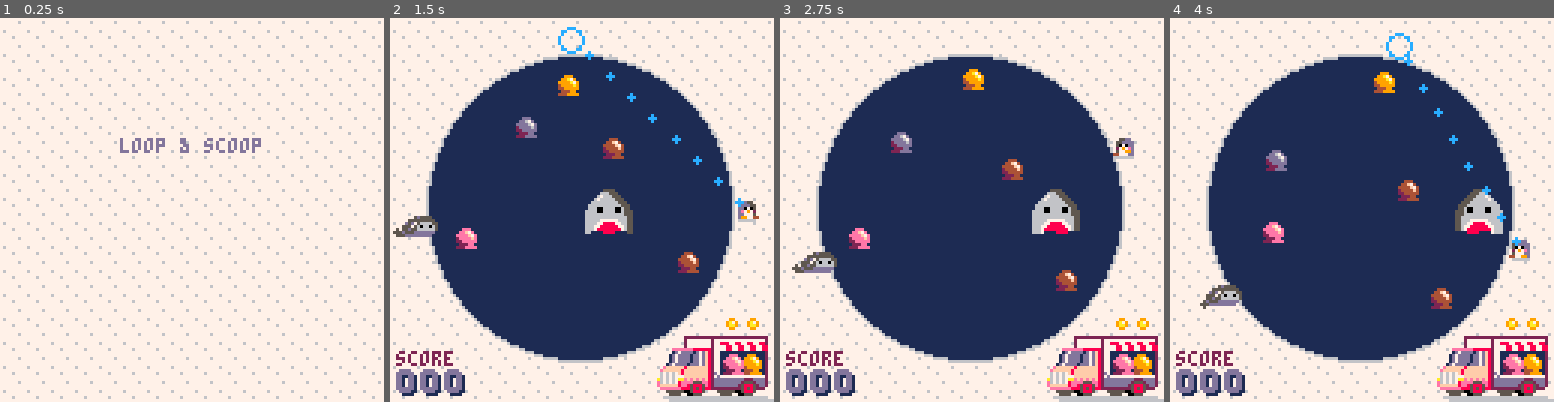
Above: before the commit, frames 1-4 (left to right).
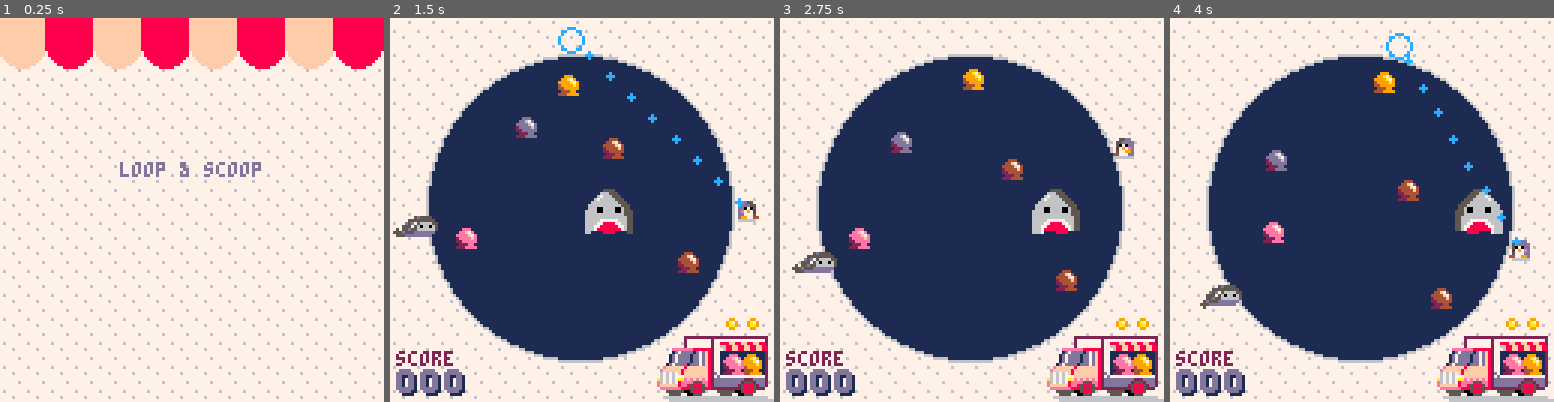
Above: after the commit, the same moments.

Repository: phwebi/loop-n-scoop
Game: PICO-8 cartridge not_frogger.p8
Two runs of this game, one before a commit and one after it. Both use one fixed random seed, a clock stepped at 60 frames per second and the inputs below.
Inputs:
- Up to frame 1 (0.25 s): no input
- Up to frame 2 (1.5 s): tap O (Z key) at 0.33, 0.7, 1.43 s; tap X (X key) at 1.07 s
- Up to frame 3 (2.75 s): hold Left 1.97-2.37 s; tap X (X key) at 2.07, 2.4, 2.73 s; tap O (Z key) at 2.22 s; hold Down from 2.42 s (still down)
- Up to frame 4 (4 s): release Down at 2.82 s; hold Right 2.87-3.53 s; tap X (X key) at 3.07, 3.4, 3.73 s; tap O (Z key) at 3.1, 3.98 s; hold Up from 3.58 s (still down)

The runs differ from the first frame. In frame 1, 13% of the frame differs, in the area x 0-100%, y 0-42%; in frame 2, 0.1%; in frame 3, 0.1%; in frame 4, 0.1%.

Commit message:
add awning to title screen

Diff:
--- a/not_frogger.p8
+++ b/not_frogger.p8
@@ -130,22 +130,31 @@
   cls(7)
   map(0,0,0,0,16,16)
 
-  print('loop & scoop', 40, min(48, 5*t), 13)
-
-  if (t>0) then
-    local c=t%16>4 and 13 or 14
-    print("🅾️ to start ",min(42,(t*3.4)-90),90,c)
-  end
-
-  -- best
-  local str="best: "..best
-  printo(str,3,max(120,160-t),7,13)
-
   -- exit wipe
   if (wipe>0) then
     for y=0,128,4 do
       circfill(circ_orig, circ_orig, wipe*3, 1)
     end
+  else
+    for i = 0, 7 do
+      local y = min(24, t)
+      local c = (i%2 == 0) and 15 or 8
+      local x_end = ((i+1)*16) - 1
+      local x_start = x_end - 16
+      rectfill(x_start,0,x_end,y,c)
+      circfill(16*(i+1)-8-1,y,8,c)
+    end
+
+    print('loop & scoop', 40, 48, 13)
+
+    if (t>0) then
+      local c=t%16>4 and 13 or 14
+      print("🅾️ to start ",min(42,(t*3.4)-90),90,c)
+    end
+
+    -- best
+    local str="best: "..best
+    printo(str,3,max(120,160-t),7,13)
   end
 end
 
@@ -801,9 +810,9 @@
 7777777677777776c777777677677776cccc8888cccc765566cccc8888cccc556667cccc8888cccc000000000000000000000000000bb000ccccccccc11111cc
 ccccccccc2222222222222222222222222222cccc0000ccccc00ccccc0000cccc0000ccccccc00cc00000cccc0000ccc000000ccc0000cccc0000ccc00000000
 ccccccccc2777777772777777777777777772ccc000000ccc000cccc000000cc000000cc00cc00cc00000ccc00000ccc000000cc000000cc000000cc00000000
-ccccccccc2777777772778887788778877882ccc00cc00cccc00cccc00cc00cc00cc00cc00cc00cc00cccccc00cccccccccc00cc00cc00cc00cc00cc00000000
-ccccccccc2777777772777788778877887788ccc00cc00cccc00ccccccc000ccccc00ccc000000cc00000ccc00000ccccc0000ccc0000ccc000000cc00000000
-ccccceeeeeee8888882777788778877887788ccc00cc00cccc00cccccc000cccccc00ccc000000cc000000cc000000cccc0000ccc0000cccc00000cc00000000
+ccccccccc277777777277888ff88ff88ff882ccc00cc00cccc00cccc00cc00cc00cc00cc00cc00cc00cccccc00cccccccccc00cc00cc00cc00cc00cc00000000
+ccccccccc2777777772776688ff88ff88ff88ccc00cc00cccc00ccccccc000ccccc00ccc000000cc00000ccc00000ccccc0000ccc0000ccc000000cc00000000
+ccccceeeeeee8888882777688ff88ff88ff88ccc00cc00cccc00cccccc000cccccc00ccc000000cc000000cc000000cccc0000ccc0000cccc00000cc00000000
 ccccc1d7dddd1d7df82771111111111111112ccc00cc00cccc00ccccc000cccc00cc00cccccc00cccccc00cc00cc00cccccc00cc00cc00cccccc00cc00000000
 cccc1d7dddd1dd7df82771111111111111112ccc000000ccc0000ccc000000cc000000cccccc00cc000000cc000000cccccc00cc000000ccc00000cc00000000
 cccc1d7dddd1dd7df82771111111111111112cccc0000cccc0000ccc000000ccc0000ccccccc00cc00000cccc0000ccccccc00ccc0000cccc0000ccc00000000
